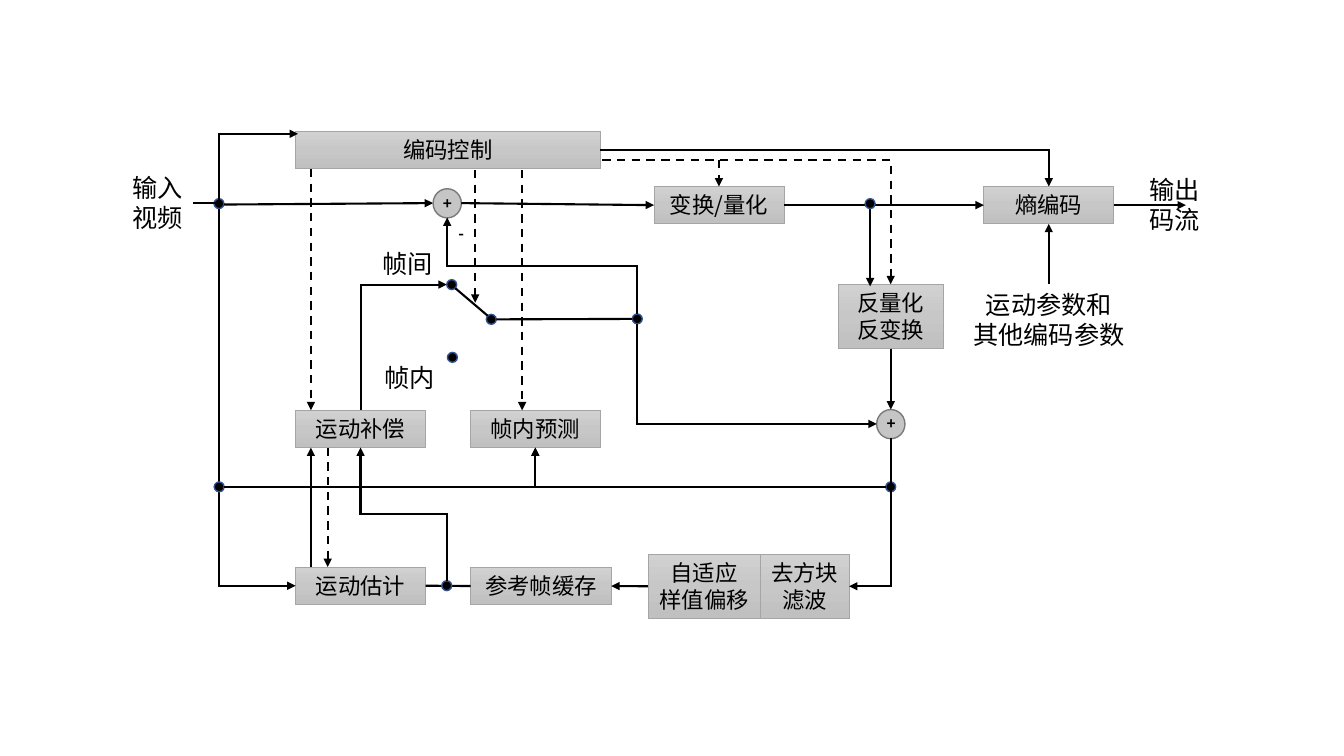
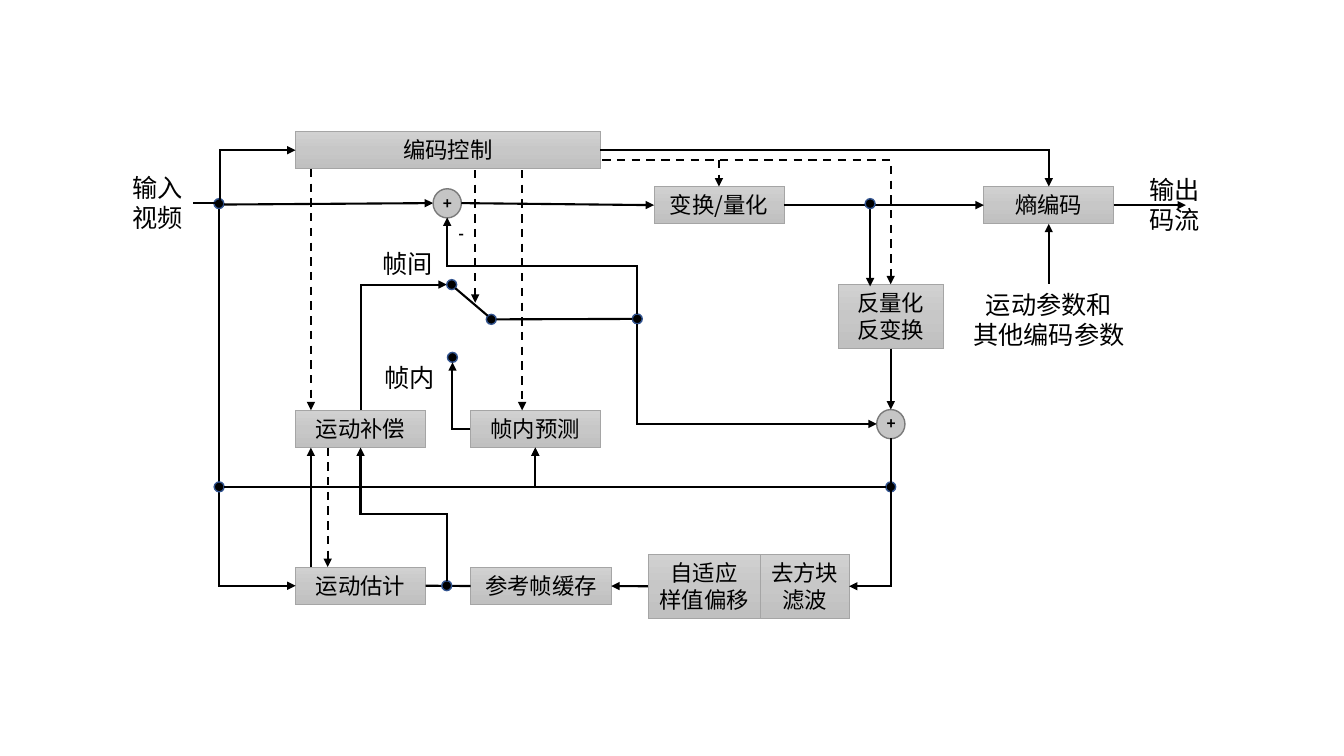
Before and after one commit to imdonnie/FinalProject, a slide deck: slide 2 of 图表素材.pptx. Drawn at 1344x756 pixels with LibreOffice and Linux fonts; fonts in the diff are those of the drawing. Boxes give left, top, right and bottom in pixels: in the first picture for what was removed or moved away, otherwise in the second. Text is boxed around its words. In the diff, an @@ line names an element or a change of style, - is before the commit and + after.

```diff
--- a/图表素材.pptx
+++ b/图表素材.pptx
@@ elbow arrow moved from (194, 204) - (298, 134) to (194, 204) - (295, 150) @@
@@ elbow arrow added from (471, 430) to (453, 363), #000000 1.5 pt @@
```
Also in this commit, not shown: 1 other slide changed, 4 slides added, 11 other files.
